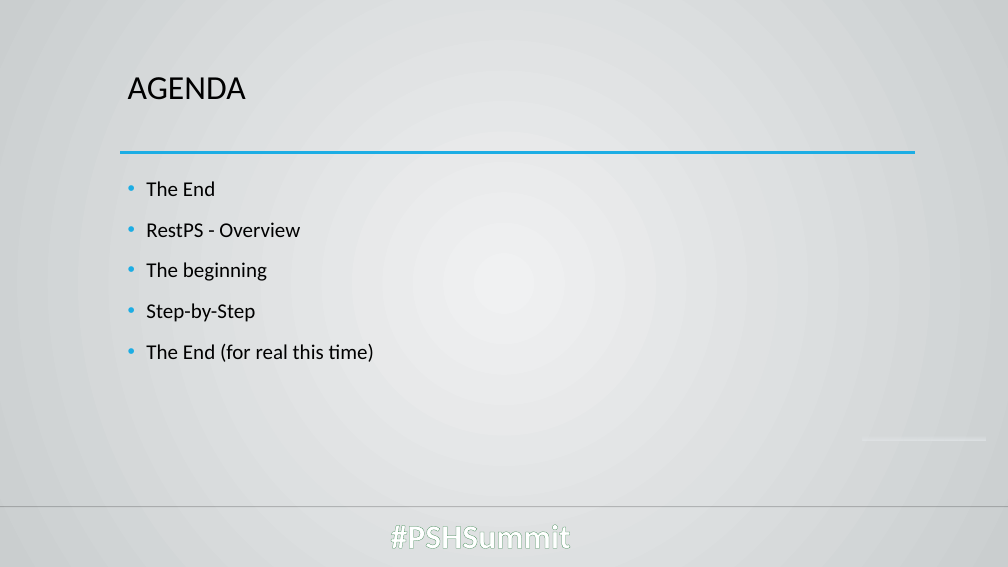
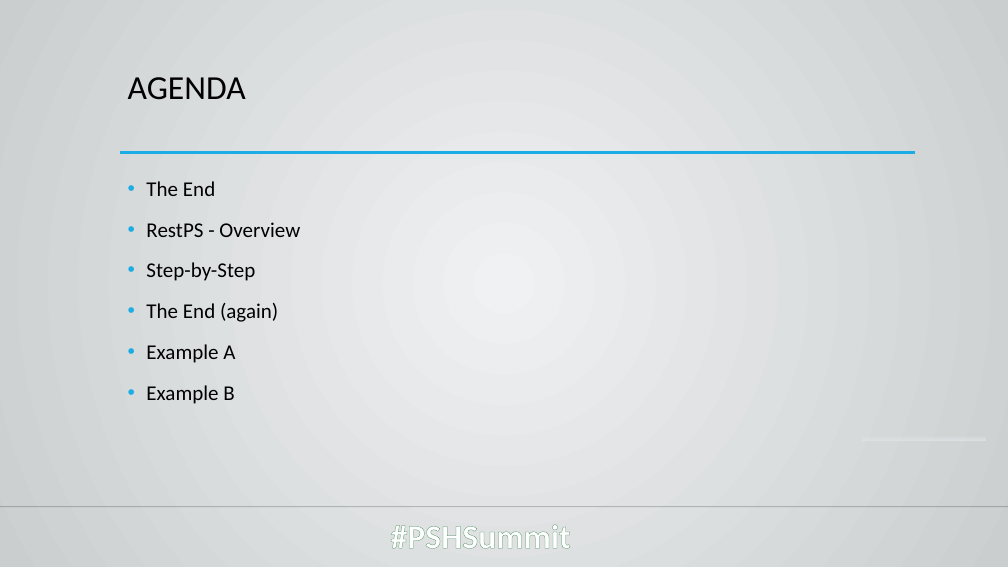
Before and after one commit to jpsider/Invoke-Automation, a slide deck: slide 3 of Powershell/PowerShellConference2022/Sider_PSConf_2022.pptx (slide 2 before the commit). Drawn at 1008x567 pixels with LibreOffice and Linux fonts; fonts in the diff are those of the drawing; background and template pictures are left out. Boxes give left, top, right and bottom in pixels: in the first picture for what was removed or moved away, otherwise in the second. Text is boxed around its words. In the diff, an @@ line names an element or a change of style, - is before the commit and + after.

```diff
--- a/Powershell/PowerShellConference2022/Sider_PSConf_2022.pptx
+++ b/Powershell/PowerShellConference2022/Sider_PSConf_2022.pptx
@@ text at [146, 262, 267, 281]: paragraph removed @@
-• The beginning
@@ text at [146, 303, 278, 404]: text changed @@
-• The End (for real this time)
+• The End (again)
+• Example A
+• Example B
```
Also in this commit, not shown: 3 other slides changed, 3 slides added, 4 slides removed, 2 other files.
